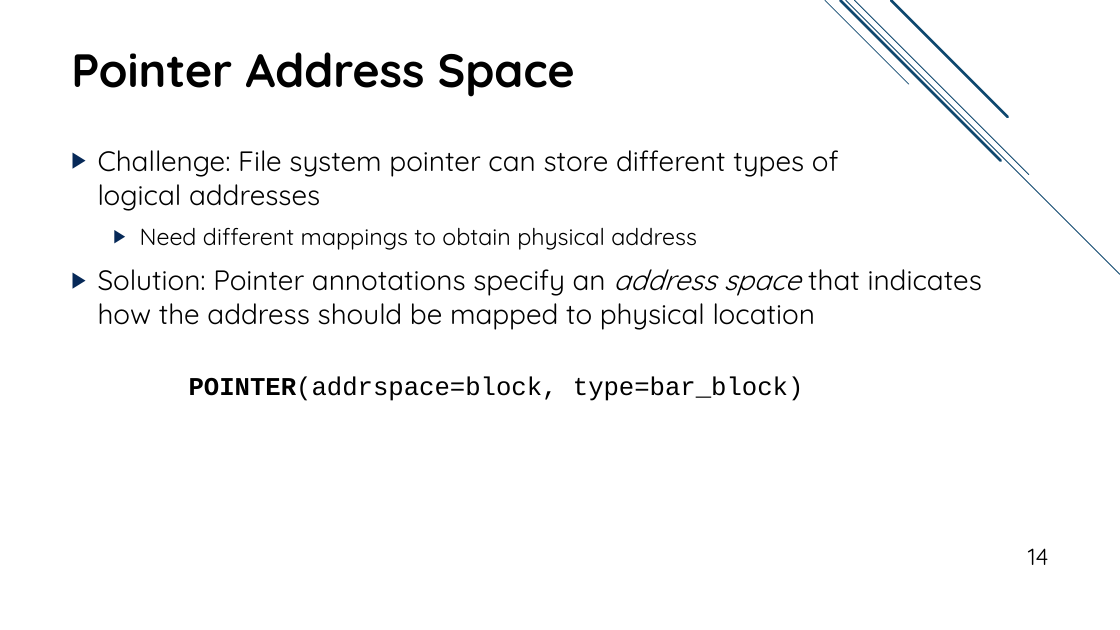
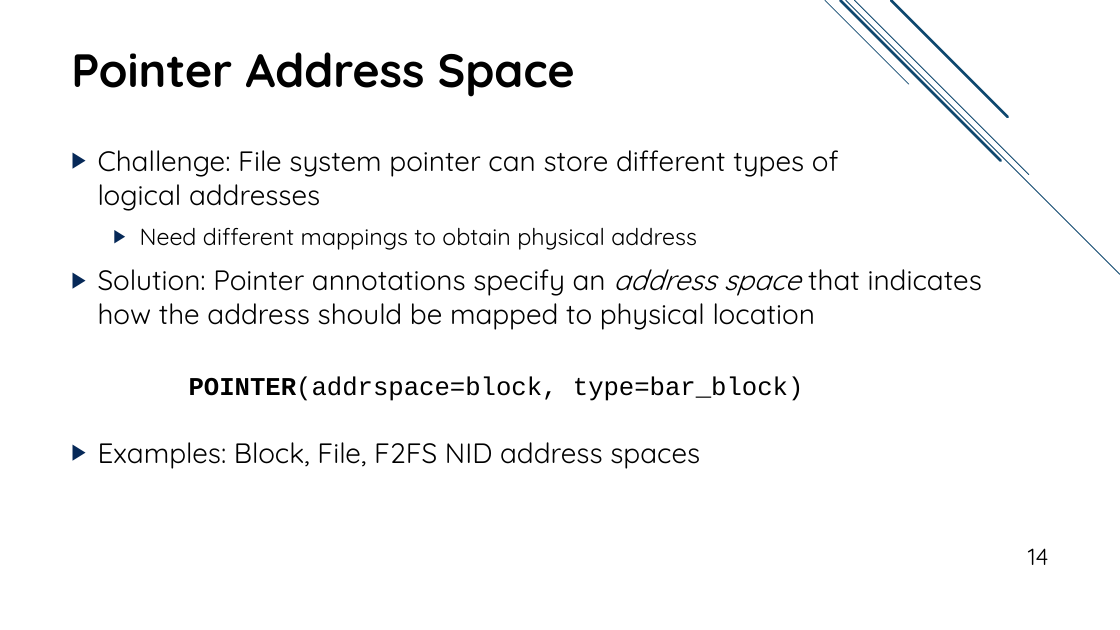
Before and after one commit to jacksun007/spiffy-paper, a slide deck: slide 14 of talk/spiffy_talk.pptx. Drawn at 1120x630 pixels with LibreOffice and Linux fonts; fonts in the diff are those of the drawing. Boxes give left, top, right and bottom in pixels: in the first picture for what was removed or moved away, otherwise in the second. Text is boxed around its words. In the diff, an @@ line names an element or a change of style, - is before the commit and + after.

```diff
--- a/talk/spiffy_talk.pptx
+++ b/talk/spiffy_talk.pptx
@@ text at <box>98,442,700,469</box>: paragraph added @@
+▶ Examples: Block, File, F2FS NID address spaces
```
Also in this commit, not shown: 24 other slides changed, 3 slides added, 2 slides removed.
